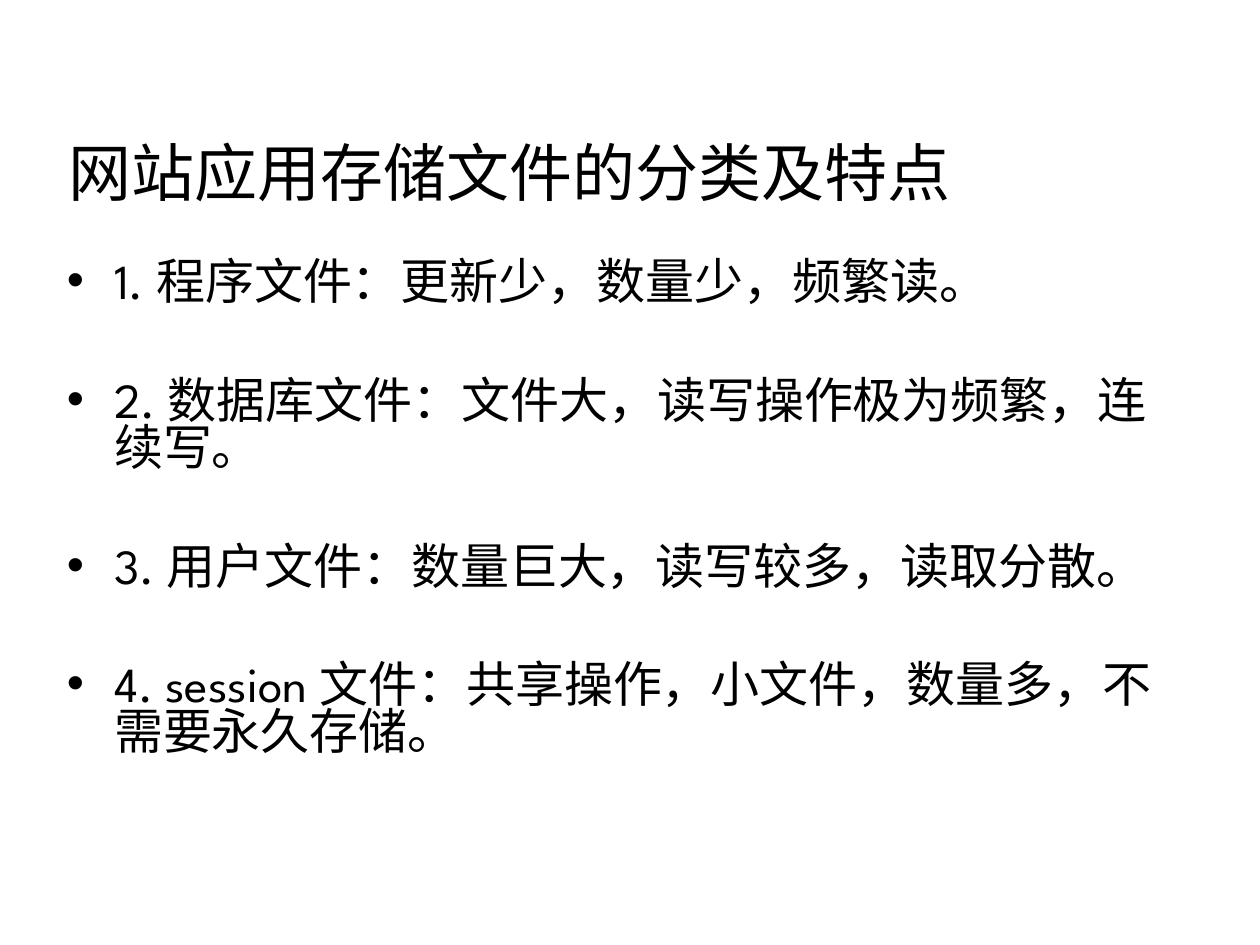
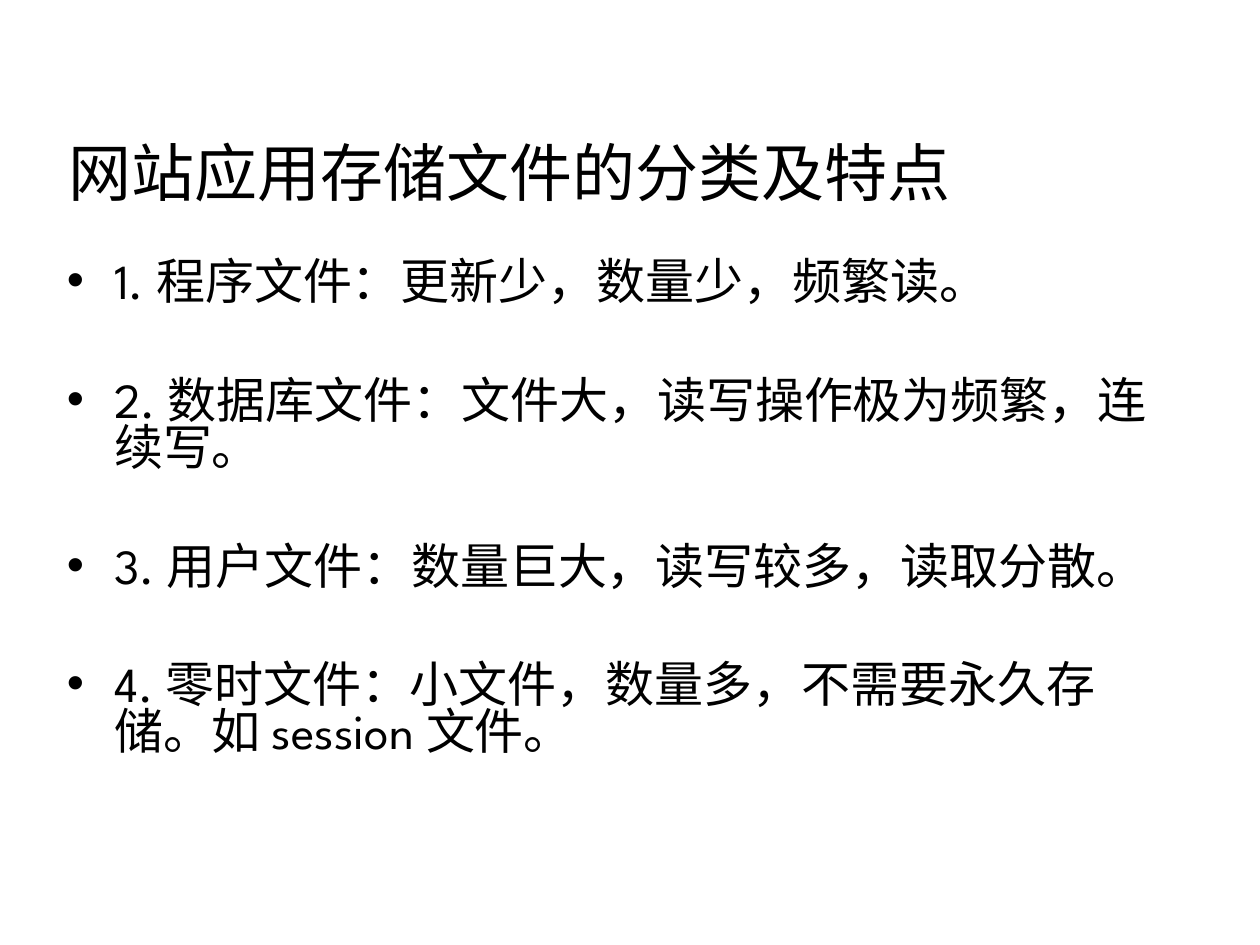
Before and after one commit to 7KjN3mHq/bluedata, a slide deck: slide 26 of system/01总览/架构/网站集群架构.ppt. Drawn at 1260x945 pixels with LibreOffice and Linux fonts; fonts in the diff are those of the drawing; background and template pictures are left out. Boxes give left, top, right and bottom in pixels: in the first picture for what was removed or moved away, otherwise in the second. Text is boxed around its words. In the diff, an @@ line names an element or a change of style, - is before the commit and + after.

```diff
--- a/system/01总览/架构/网站集群架构.ppt
+++ b/system/01总览/架构/网站集群架构.ppt
@@ text at (114,660,1095,753): text changed @@
-• 4. session 文件：共享操作，小文件，数量多，不需要永久存储。
+• 4. 零时文件：小文件，数量多，不需要永久存储。如 session 文件。
```
Also in this commit, not shown: 7 other slides changed, 2 other files.
